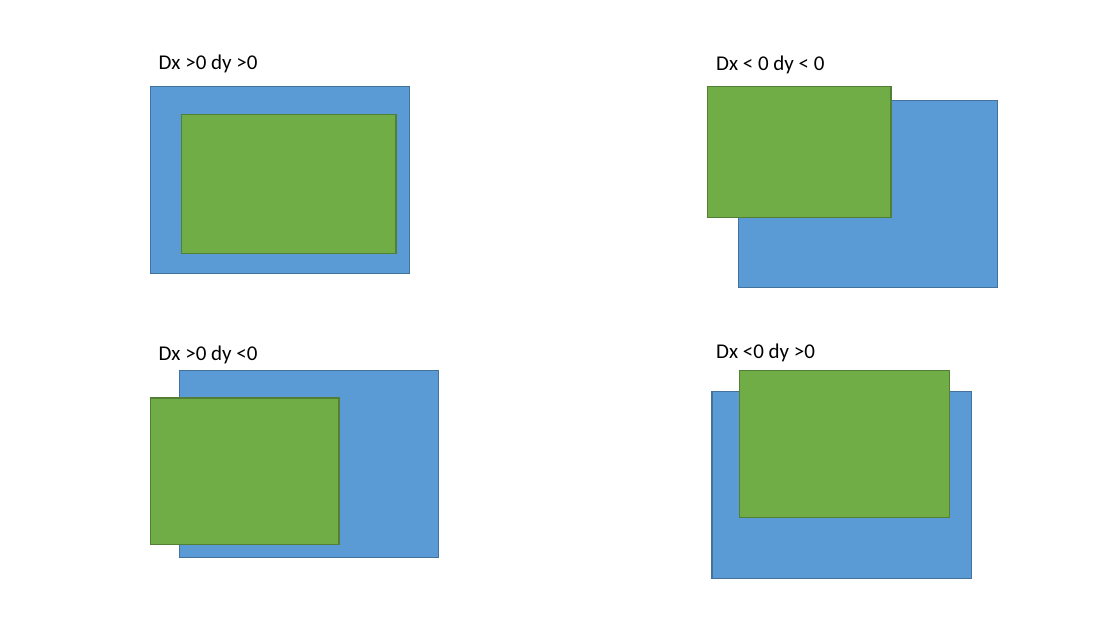
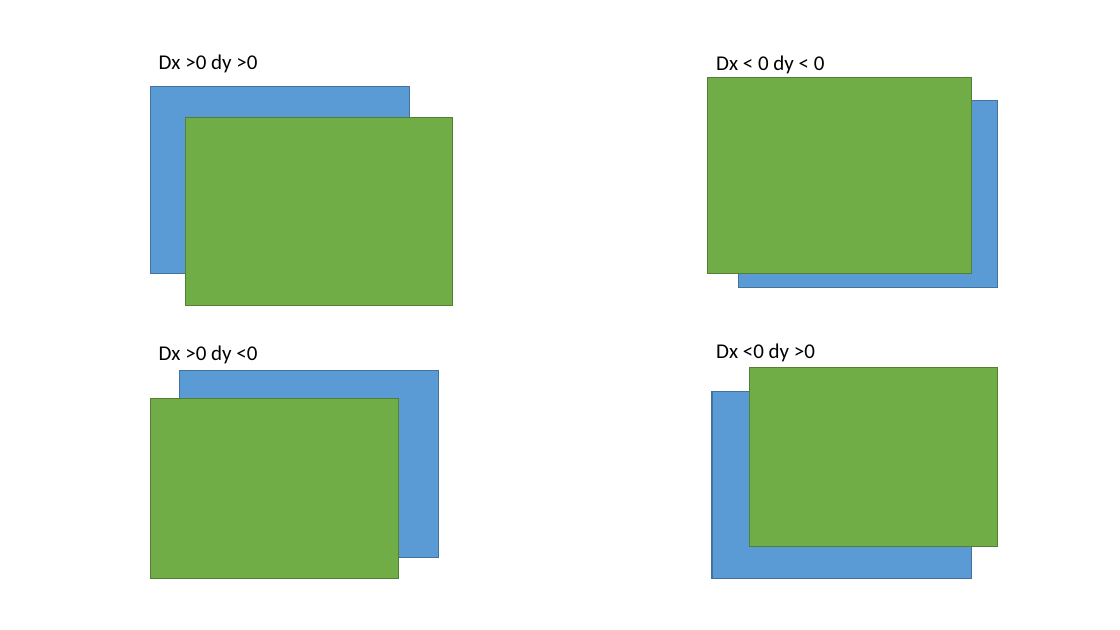
Before and after one commit to Keep-Passion/MicroscopicVideoStitch, a slide deck: slide 1 of stitching_direction.pptx. Drawn at 1120x630 pixels with LibreOffice and Linux fonts; fonts in the diff are those of the drawing. Boxes give left, top, right and bottom in pixels: in the first picture for what was removed or moved away, otherwise in the second. Text is boxed around its words. In the diff, an @@ line names an element or a change of style, - is before the commit and + after.

```diff
--- a/stitching_direction.pptx
+++ b/stitching_direction.pptx
@@ rectangle: place and size @@
-rectangle at [708,87,891,218]
+rectangle at [708,77,972,273]
@@ rectangle: place and size @@
-rectangle at [181,114,397,254]
+rectangle at [186,117,453,305]
@@ rectangle: place and size @@
-rectangle at [740,371,950,518]
+rectangle at [749,367,998,547]
@@ rectangle: place and size @@
-rectangle at [150,398,339,544]
+rectangle at [150,398,398,579]
```
Also in this commit, not shown: 15 other files.
